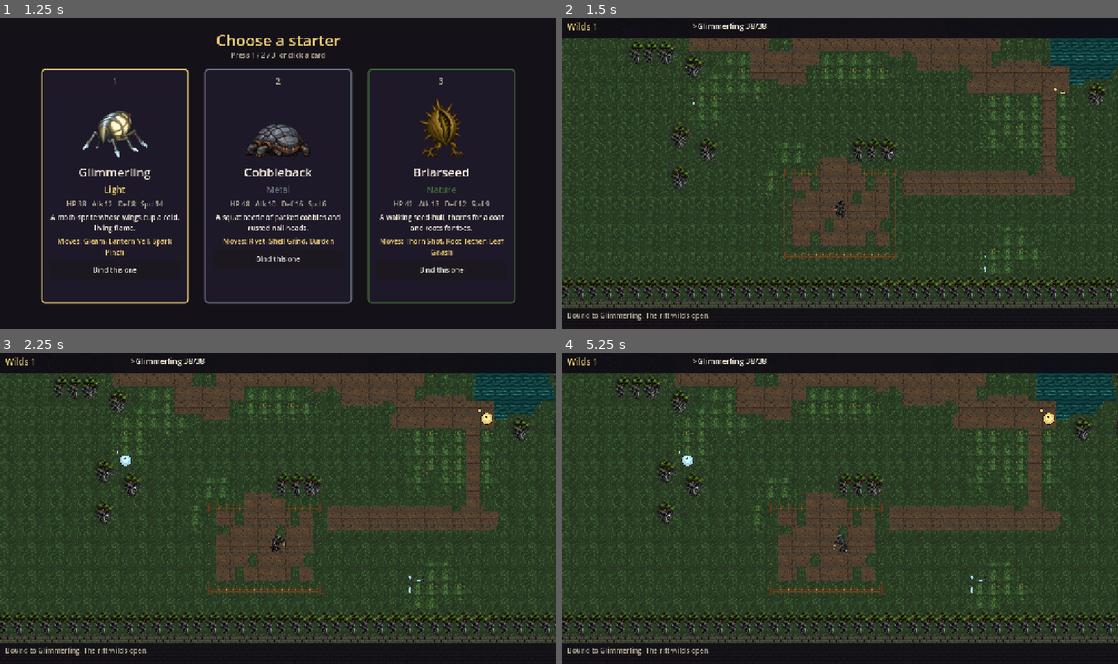
Above: before the commit, frames 1-4 (two rows, left to right).
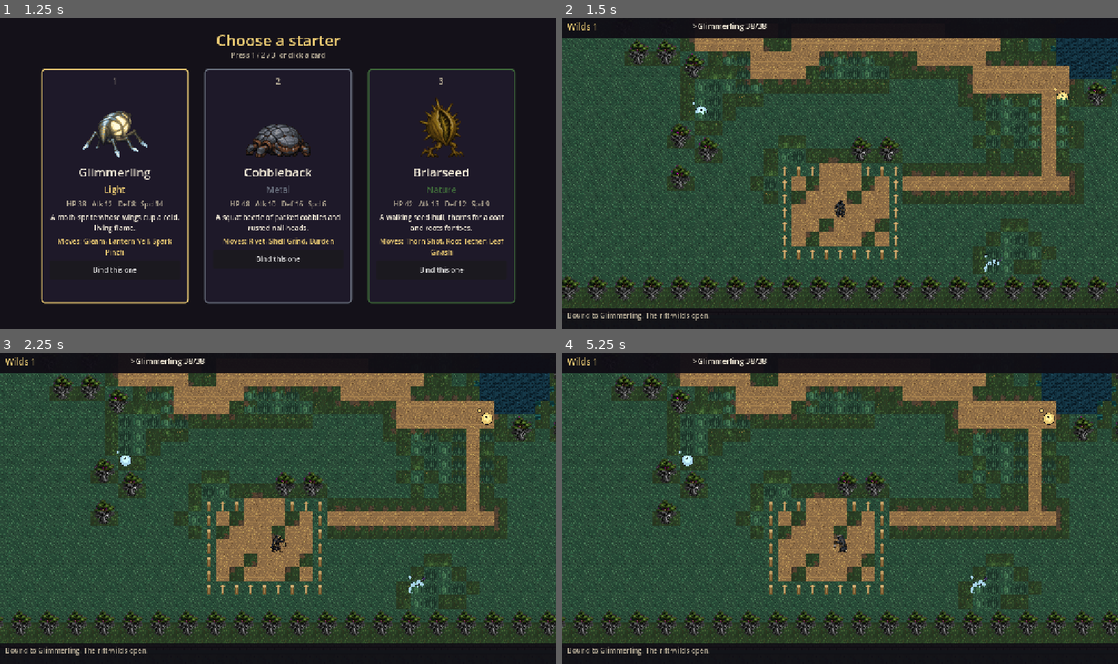
Above: after the commit, the same moments.

Repository: Ghostknife99/wyrdling
Game: Godot game, scene res://main.tscn
Two runs of this game, one before a commit and one after it. Both use one fixed random seed, a clock stepped at 60 frames per second and the inputs below.
Inputs (mouse positions are in pixels of both pictures, inside the frame that each line leads up to):
- Up to frame 1 (1.25 s): click "Begin a Run" at 0.5 s
- Up to frame 2 (1.5 s): click "Bind this one" at 1.25 s
- Up to frame 3 (2.25 s): tap Enter (ui_accept) at 2 s; move the mouse to (400, 492) at 2.02 s; hold Right from 2.03 s (still down); tap Keypad Enter at 2.1 s; click (400, 492) at 2.17 s
- Up to frame 4 (5.25 s): tap Enter (ui_accept) at 2.27, 2.75, 3.5, 4.25, 5 s; release Right at 2.75 s; drag from (728, 524) to (812, 570) at 2.77 s; move the mouse to (895, 440) at 3.52 s; hold Right 3.53-4.25 s; tap 1 at 3.6 s; drag from (812, 570) to (673, 461) at 4.27 s; move the mouse to (1006, 555) at 5.02 s; hold Left from 5.03 s (still down); tap 3 at 5.1 s

Frame 1 is identical in both runs. In frame 2, 28% of the frame differs, in the area x 0-100%, y 6-94%; in frame 3, 28%; in frame 4, 28%.

Commit message:
Load rift-wilds tiles from art/tiles/wilds first.

Diff:
--- a/src/dungeon/dungeon.gd
+++ b/src/dungeon/dungeon.gd
@@ -67,13 +67,23 @@
 
 
 func _load_tex(tile_name: String, fallback_path: String) -> Texture2D:
+	var aliases := {
+		"path": "dirt",
+		"tallgrass": "tall_grass",
+	}
+	var wilds_name: String = str(aliases.get(tile_name, tile_name))
+	var wilds_path := "res://art/tiles/wilds/%s.png" % wilds_name
+	if ResourceLoader.exists(wilds_path):
+		return load(wilds_path) as Texture2D
 	var p := "res://art/tiles/overworld/%s.png" % tile_name
 	if ResourceLoader.exists(p):
 		return load(p) as Texture2D
 	if fallback_path != "" and ResourceLoader.exists(fallback_path):
 		return load(fallback_path) as Texture2D
-	if tile_name != "stairs":
-		push_warning("Wyrdling: missing overworld tile %s" % p)
+	if tile_name in ["grass", "grass_alt", "path", "dirt"] and ResourceLoader.exists("res://art/tiles/floor.png"):
+		return load("res://art/tiles/floor.png") as Texture2D
+	if tile_name in ["cliff", "wall"] and ResourceLoader.exists("res://art/tiles/wall.png"):
+		return load("res://art/tiles/wall.png") as Texture2D
 	return null
 
 
@@ -200,12 +210,7 @@
 					if tex_stairs:
 						draw_texture_rect(tex_stairs, dest, false)
 				TREE:
-					if role == "sw":
-						_blit("tree_sw", dest)
-					elif role == "se":
-						_blit("tree_se", dest)
-					else:
-						_blit(_grass_name(x, y), dest)
+					_blit(_grass_name(x, y), dest)
 				FENCE:
 					_blit(_grass_name(x, y), dest)
 				TALLGRASS:
@@ -217,28 +222,20 @@
 			if t == GRASS or t == PATH or t == TALLGRASS or t == STAIRS:
 				_draw_cliff_top(x, y, dest)
 
-	# 2. Fence deco
-	for y in gh:
-		for x in gw:
-			if int(GameState.grid[y][x]) == FENCE:
-				_draw_fence(x, y)
+	for nw in GameState.trees:
+		var tp: Vector2i = nw
+		_blit("tree_sw", Rect2(tp.x * TILE, (tp.y + 1) * TILE, TILE, TILE))
+		_blit("tree_se", Rect2((tp.x + 1) * TILE, (tp.y + 1) * TILE, TILE, TILE))
+
+	# 2. Fence deco from map_gen kinds (h/v/post + yard corners)
+	for f in GameState.fence:
+		_draw_fence_kind(f["pos"], str(f["kind"]))
 
 	# 3. Y-sort: tree canopy (kind 0), wilds (1), player (2)
 	var marks: Array = []
-	var canopy_done: Dictionary = {}
-	for y in gh:
-		for x in gw:
-			if int(GameState.grid[y][x]) != TREE:
-				continue
-			var role := _tree_role(x, y)
-			if role == "nw":
-				var key := "%d,%d" % [x, y]
-				if canopy_done.has(key):
-					continue
-				canopy_done[key] = true
-				marks.append({"y": y + 1, "kind": 0, "pos": Vector2i(x, y), "role": "block"})
-			elif role == "lone":
-				marks.append({"y": y, "kind": 0, "pos": Vector2i(x, y), "role": "lone"})
+	for nw in GameState.trees:
+		var tp: Vector2i = nw
+		marks.append({"y": tp.y + 1, "kind": 0, "pos": tp})
 	for w in GameState.wilds:
 		var p: Vector2i = w["pos"]
 		marks.append({"y": p.y, "kind": 1, "pos": p, "wild": w})
@@ -248,15 +245,7 @@
 	for m in marks:
 		var kind: int = int(m["kind"])
 		if kind == 0:
-			var tp: Vector2i = m["pos"]
-			if str(m.get("role", "")) == "lone":
-				var tree_tex: Texture2D = _ow("tree")
-				if tree_tex:
-					# 64x64 fallback: y-offset -32 so canopy covers the tile above.
-					draw_texture_rect(tree_tex, Rect2(tp.x * TILE, tp.y * TILE - TILE, TILE * 2, TILE * 2), false)
-			else:
-				_blit("tree_nw", Rect2(tp.x * TILE, tp.y * TILE, TILE, TILE))
-				_blit("tree_ne", Rect2((tp.x + 1) * TILE, tp.y * TILE, TILE, TILE))
+			_draw_tree_canopy(m["pos"])
 		elif kind == 1:
 			var p: Vector2i = m["pos"]
 			var c: WyrdlingCreature = m["wild"]["creature"]
@@ -294,8 +283,24 @@
 
 
 func _draw_stitches(x: int, y: int, dest: Rect2) -> void:
-	_blit_ortho_stitches(x, y, dest, PATH, "path", true)
-	_blit_ortho_stitches(x, y, dest, WATER, "water", false)
+	var dirs: Array = [
+		[Vector2i(0, -1), "n"],
+		[Vector2i(1, 0), "e"],
+		[Vector2i(0, 1), "s"],
+		[Vector2i(-1, 0), "w"],
+		[Vector2i(1, -1), "ne"],
+		[Vector2i(-1, -1), "nw"],
+		[Vector2i(1, 1), "se"],
+		[Vector2i(-1, 1), "sw"],
+	]
+	for pair in dirs:
+		var d: Vector2i = pair[0]
+		var key: String = str(pair[1])
+		var nt: int = _tile_at(x + d.x, y + d.y)
+		if nt == WATER:
+			_blit("water_" + key, dest)
+		if _is_pathish(nt):
+			_blit("path_" + key, dest)
 	if _tile_at(x, y) == GRASS:
 		_blit_ortho_stitches(x, y, dest, TALLGRASS, "tallgrass", false)
 
@@ -335,67 +340,72 @@
 	var e := _is_soft(_tile_at(x + 1, y))
 	var s := _is_soft(_tile_at(x, y + 1))
 	var w := _is_soft(_tile_at(x - 1, y))
+	# Occupancy: cliff_{dir} = cliff on that side, grass toward the open neighbor.
 	if n and e and not s and not w:
+		_blit("cliff_sw", dest)
+	elif n and w and not s and not e:
+		_blit("cliff_se", dest)
+	elif s and e and not n and not w:
+		_blit("cliff_nw", dest)
+	elif s and w and not n and not e:
 		_blit("cliff_ne", dest)
-	elif n and w and not s and not e:
-		_blit("cliff_nw", dest)
-	elif s and e and not n and not w:
-		_blit("cliff_se", dest)
-	elif s and w and not n and not e:
-		_blit("cliff_sw", dest)
 	else:
 		if n:
+			_blit("cliff_s", dest)
+		if e:
+			_blit("cliff_w", dest)
+		if s:
 			_blit("cliff_n", dest)
-		if e:
+		if w:
 			_blit("cliff_e", dest)
-		if s:
-			_blit("cliff_s", dest)
-		if w:
-			_blit("cliff_w", dest)
 
 
 func _draw_cliff_top(x: int, y: int, dest: Rect2) -> void:
 	if _tile_at(x, y + 1) != CLIFF:
 		return
-	var west_lip := _tile_at(x - 1, y + 1) == CLIFF
-	var east_lip := _tile_at(x + 1, y + 1) == CLIFF
-	if west_lip and east_lip:
-		_blit("cliff_top", dest)
-	elif east_lip:
+	var west_n := _tile_at(x - 1, y)
+	var east_n := _tile_at(x + 1, y)
+	var west_face := _tile_at(x - 1, y + 1) == CLIFF
+	var east_face := _tile_at(x + 1, y + 1) == CLIFF
+	var west_end := west_n == CLIFF or not west_face
+	var east_end := east_n == CLIFF or not east_face
+	if west_end and not east_end:
 		_blit("cliff_top_w", dest)
-	elif west_lip:
+	elif east_end and not west_end:
 		_blit("cliff_top_e", dest)
 	else:
 		_blit("cliff_top", dest)
 
 
-func _draw_fence(x: int, y: int) -> void:
-	var dest := Rect2(x * TILE, y * TILE, TILE, TILE)
-	var n := _tile_at(x, y - 1) == FENCE
-	var s := _tile_at(x, y + 1) == FENCE
-	var e := _tile_at(x + 1, y) == FENCE
-	var w := _tile_at(x - 1, y) == FENCE
-	if e and s and not n and not w:
-		_blit("fence_nw", dest)
-	elif w and s and not n and not e:
-		_blit("fence_ne", dest)
-	elif e and n and not s and not w:
-		_blit("fence_sw", dest)
-	elif w and n and not s and not e:
-		_blit("fence_se", dest)
-	elif (e or w) and not (n or s):
-		_blit("fence_h", dest)
-	elif (n or s) and not (e or w):
-		_blit("fence_v", dest)
-	else:
-		if e or w:
+func _draw_fence_kind(fp: Vector2i, kind: String) -> void:
+	var dest := Rect2(fp.x * TILE, fp.y * TILE, TILE, TILE)
+	match kind:
+		"h":
 			_blit("fence_h", dest)
-		if n or s:
+		"v":
 			_blit("fence_v", dest)
-		_blit("fence_post", dest)
-	if (e and s) or (w and s) or (e and n) or (w and n):
-		# Corner tiles already include the post; extra post is allowed.
-		pass
+		"nw":
+			_blit("fence_nw", dest)
+		"ne":
+			_blit("fence_ne", dest)
+		"sw":
+			_blit("fence_sw", dest)
+		"se":
+			_blit("fence_se", dest)
+		_:
+			_blit("fence_post", dest)
+
+
+func _draw_tree_canopy(tp: Vector2i) -> void:
+	var nw_tex: Texture2D = _ow("tree_nw")
+	var ne_tex: Texture2D = _ow("tree_ne")
+	if nw_tex and ne_tex:
+		draw_texture_rect(nw_tex, Rect2(tp.x * TILE, tp.y * TILE, TILE, TILE), false)
+		draw_texture_rect(ne_tex, Rect2((tp.x + 1) * TILE, tp.y * TILE, TILE, TILE), false)
+		return
+	var tree_tex: Texture2D = _ow("tree")
+	if tree_tex:
+		draw_texture_rect(tree_tex, Rect2(tp.x * TILE, tp.y * TILE, TILE * 2, TILE * 2), false)
 
 
 func _sort_marks(a: Dictionary, b: Dictionary) -> bool:
